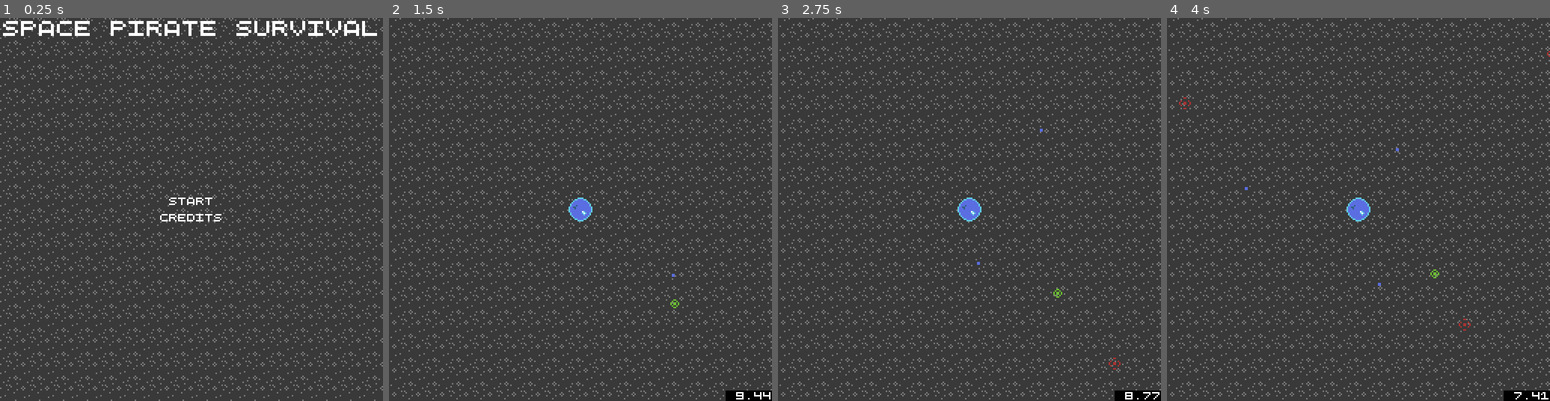
Above: before the commit, frames 1-4 (left to right).
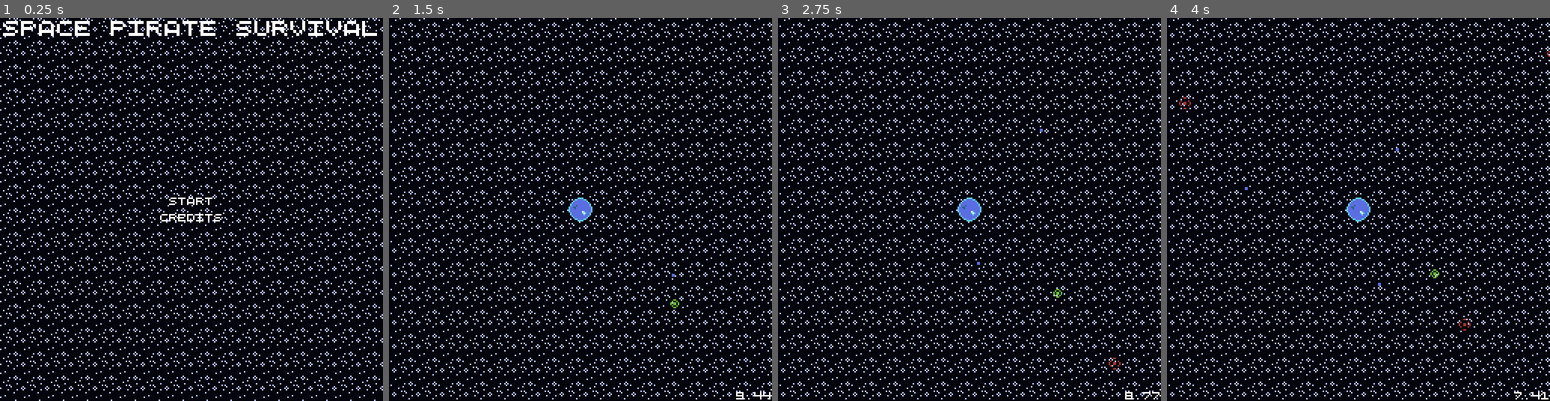
Above: after the commit, the same moments.

Repository: WinterAtne/Space-Pirate-Survival
Game: Godot game, scene res://scenes/main.tscn
Same seed, same stepped clock (60 frames per second), same inputs: the game is played once before the commit and once after it.
Inputs (mouse positions are in pixels of both pictures, inside the frame that each line leads up to):
- Up to frame 1 (0.25 s): no input
- Up to frame 2 (1.5 s): click "Start" at 0.5 s; tap Enter at 1.25 s; move the mouse to (664, 190) at 1.27 s; hold Space (accelerate) from 1.28 s (still down); click (664, 190) at 1.35 s
- Up to frame 3 (2.75 s): move the mouse to (892, 228) at 2.02 s; release Space (accelerate) at 2.03 s; click (892, 228) at 2.1 s
- Up to frame 4 (4 s): tap Enter at 2.75 s; move the mouse to (1396, 125) at 2.77 s; hold Space (accelerate) from 2.78 s (still down); click (1396, 125) at 2.85 s; move the mouse to (1339, 286) at 3.52 s; click (1339, 286) at 3.6 s

The runs differ from the first frame. In frame 1, 98% of the frame differs, in the area x 0-100%, y 0-100%; in frame 2, 99%; in frame 3, 99%; in frame 4, 99%.

Commit message:
Changed background

Diff:
--- a/scenes/background.tscn
+++ b/scenes/background.tscn
@@ -12,7 +12,6 @@
 motion_mirroring = Vector2(256, 256)
 
 [node name="Sprite2D" type="Sprite2D" parent="ParallaxLayer"]
-modulate = Color(1, 1, 1, 0.25098)
 show_behind_parent = true
 texture_repeat = 2
 position = Vector2(128, 128)
--- a/scenes/ui/hud.tscn
+++ b/scenes/ui/hud.tscn
@@ -1,9 +1,4 @@
-[gd_scene load_steps=3 format=3 uid="uid://dbcwoq8enie3d"]
-
-[ext_resource type="Texture2D" uid="uid://cnfr0ueikbufs" path="res://assets/sprites/black_box.png" id="1_jhi28"]
-
-[sub_resource type="StyleBoxTexture" id="StyleBoxTexture_n0bct"]
-texture = ExtResource("1_jhi28")
+[gd_scene format=3 uid="uid://dbcwoq8enie3d"]
 
 [node name="HUD" type="CanvasLayer"]
 
@@ -20,14 +15,6 @@
 text = "10.00"
 horizontal_alignment = 2
 
-[node name="Panel" type="Panel" parent="Energy"]
-show_behind_parent = true
-layout_mode = 0
-offset_left = 9.0
-offset_right = 40.0
-offset_bottom = 7.0
-theme_override_styles/panel = SubResource("StyleBoxTexture_n0bct")
-
 [node name="ConrolLocked" type="Label" parent="."]
 visible = false
 anchors_preset = 3
@@ -43,12 +30,3 @@
 theme_override_colors/font_color = Color(0.729412, 0, 0, 1)
 text = "CONTROL LOCKED"
 horizontal_alignment = 2
-
-[node name="Panel" type="Panel" parent="ConrolLocked"]
-show_behind_parent = true
-layout_mode = 0
-offset_left = -1.0
-offset_right = 30.0
-offset_bottom = 7.0
-scale = Vector2(2.75088, 0.995238)
-theme_override_styles/panel = SubResource("StyleBoxTexture_n0bct")
Binary file changed: assets/sprites/stary_background.png
Not shown, changed: export_presets.cfg
